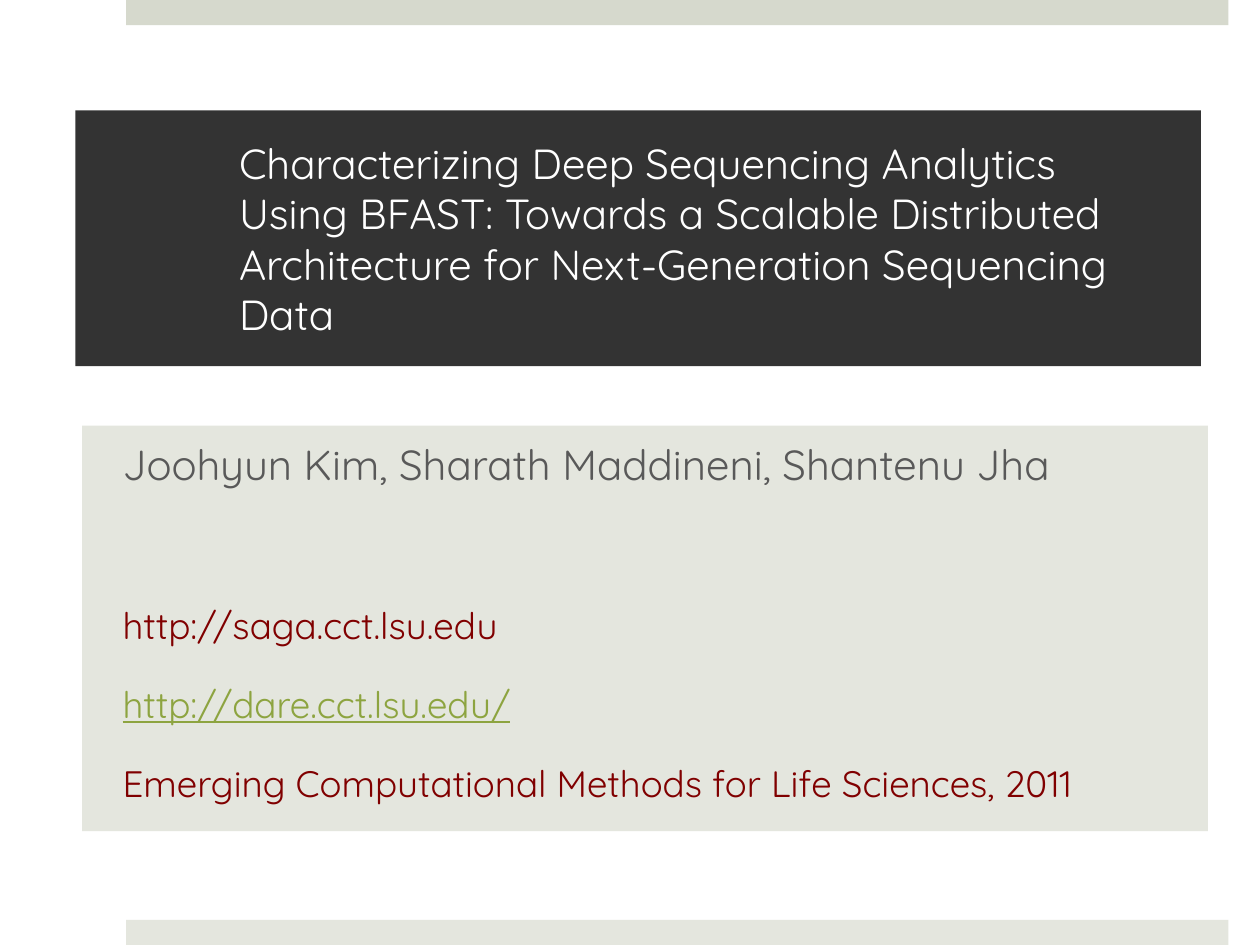
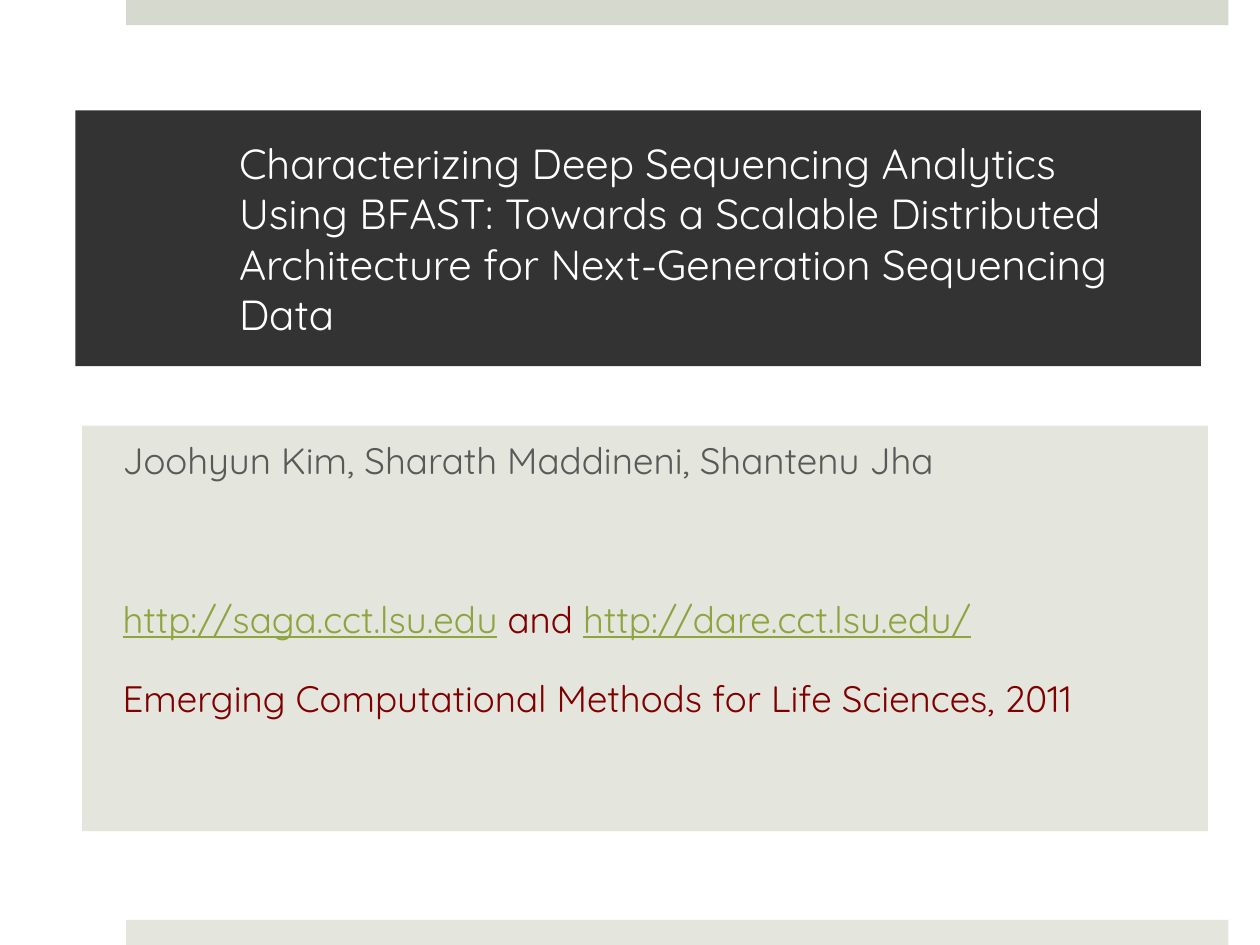
Before and after one commit to saga-project/saga-cpp-legacy-projects, a slide deck: slide 1 of saga-talks/ecmls11-dare.pptx. Drawn at 1260x945 pixels with LibreOffice and Linux fonts; fonts in the diff are those of the drawing; background and template pictures are left out. Boxes give left, top, right and bottom in pixels: in the first picture for what was removed or moved away, otherwise in the second. Text is boxed around its words. In the diff, an @@ line names an element or a change of style, - is before the commit and + after.

```diff
--- a/saga-talks/ecmls11-dare.pptx
+++ b/saga-talks/ecmls11-dare.pptx
@@ subtitle at (x1=123, y1=447, x2=934, y2=482): size 24 to 21 pt in "Joohyun Kim, Sharath Maddineni, Shantenu Jha" @@
@@ subtitle at (x1=123, y1=603, x2=971, y2=641): text changed @@
-http://saga.cct.lsu.edu
-http://dare.cct.lsu.edu/
+http://saga.cct.lsu.edu and http://dare.cct.lsu.edu/
```
Also in this commit, not shown: 7 other slides changed, 2 slides added.
